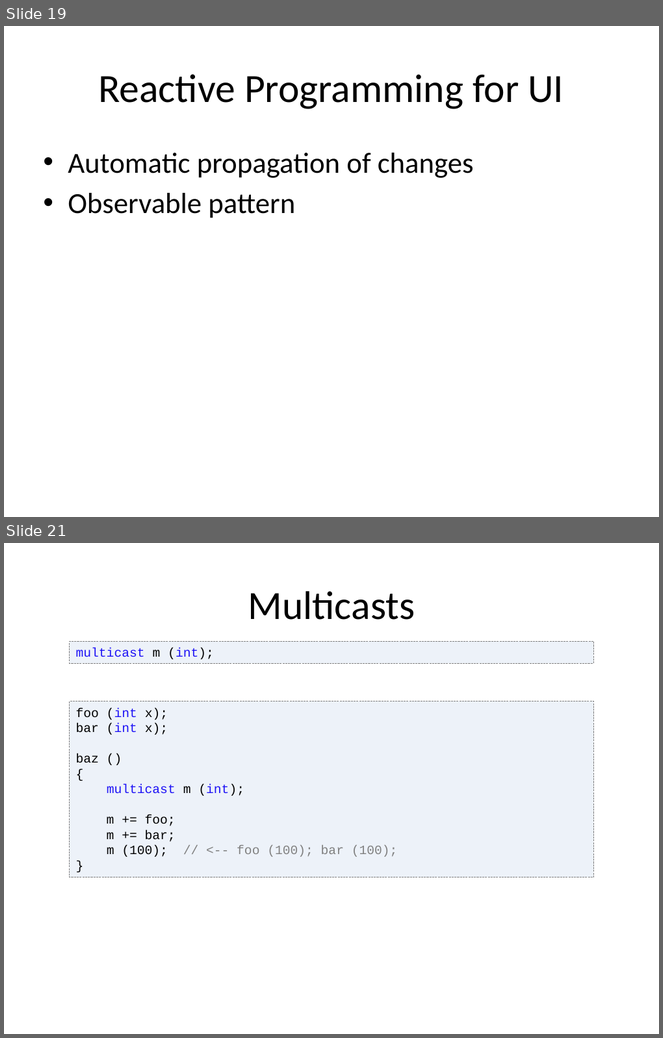
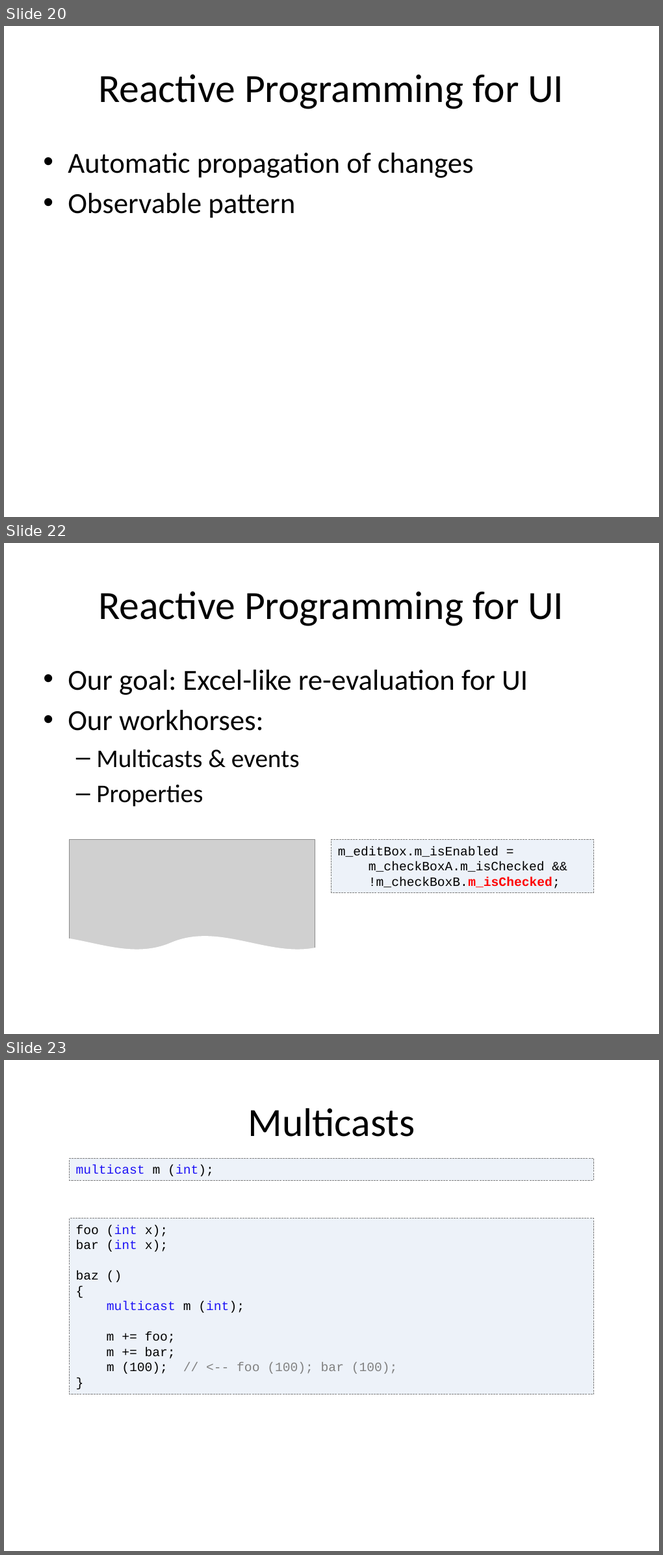
Before and after one commit to vovkos/jancy, a slide deck: doc/pres/Jancy FOSDEM 2016.pptx. Shown one above the other, each under a label of ours: slides 19 and 21 before the commit, slides 20, 22 and 23 after it; the slides between them are not shown. The pictures are 663x1038 and 663x1555 pixels, drawn with LibreOffice and Linux fonts; fonts in the diff are those of the drawing; grey boxes stand for pictures. Boxes give left, top, right and bottom in pixels: in the first picture for what was removed or moved away, otherwise in the second. Text is boxed around its words. In the diff, an @@ line names an element or a change of style, - is before the commit and + after.

```diff
--- a/doc/pres/Jancy FOSDEM 2016.pptx
+++ b/doc/pres/Jancy FOSDEM 2016.pptx
@@ slide 22 added at [4,543,659,1034], background #FFFFFF @@
@@ title added at [98,591,564,626], 44 pt, text #000000 @@
+Reactive Programming for UI
@@ text added at [68,670,528,807], 32 pt, text #000000 @@
+• Our goal: Excel-like re-evaluation for UI
+• Our workhorses:
+  – Multicasts & events
+  – Properties
@@ picture added at [70,840,315,979] @@
@@ rectangle added at [332,840,594,893], fill #EDF2F9, outline #808080 0.75 pt dashed, 14 pt, text #000000 @@
+m_editBox.m_isEnabled =
+m_checkBoxA.m_isChecked &&
+!m_checkBoxB.m_isChecked;
@@ double wave added at [10,936,332,1034], fill #FFFFFF @@
@@ what was slide 19 is now slide 20 @@
@@ what was slide 21 is now slide 23 @@
```
Also in this commit, not shown: 11 slides changed, 1 other slide added.
